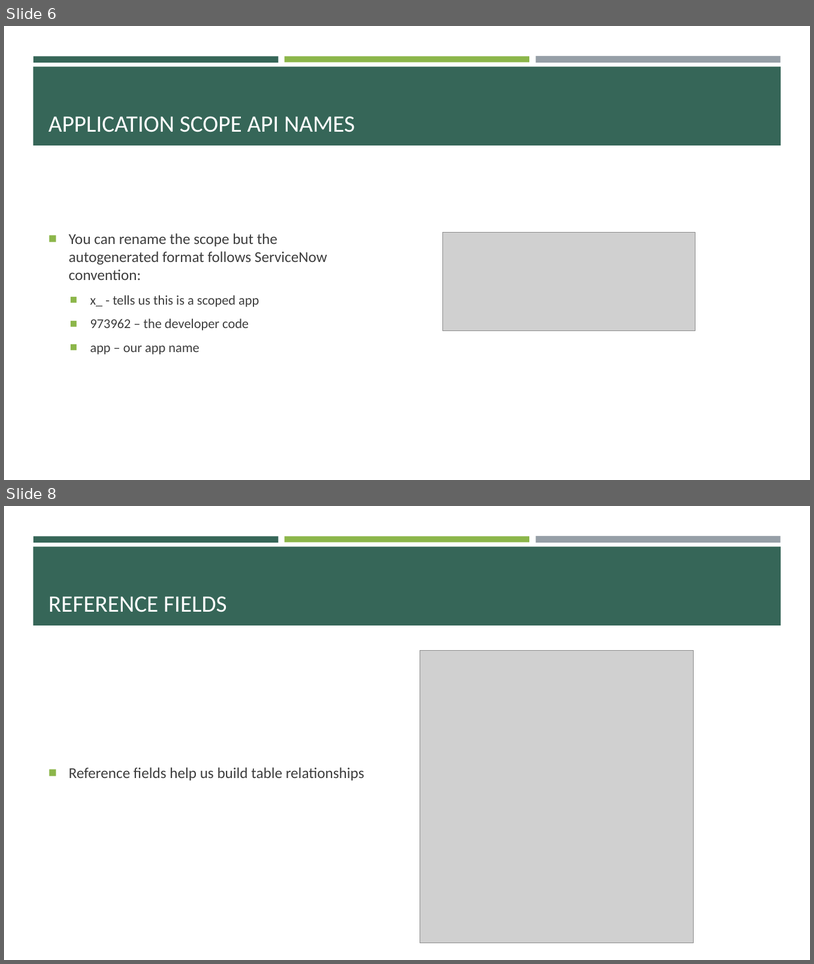
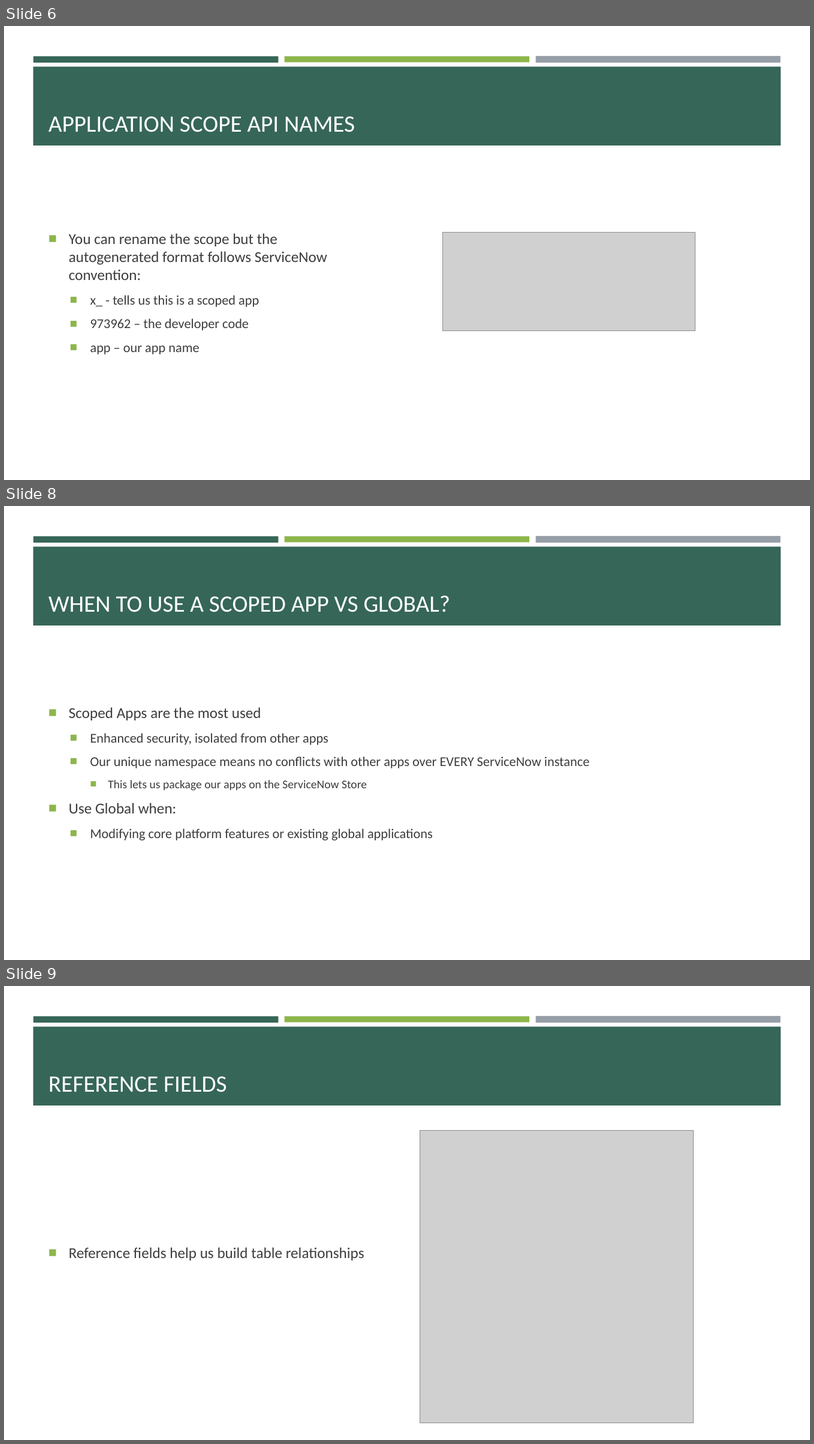
Before and after one commit to e-m-wilson/SNOW, a slide deck: Week_4/Database_Management_&_Platform_Security.pptx. Shown one above the other, each under a label of ours: slides 6 and 8 before the commit, slides 6, 8 and 9 after it; the slides between them are not shown. The pictures are 814x964 and 814x1444 pixels, drawn with LibreOffice and Linux fonts; fonts in the diff are those of the drawing; grey boxes stand for pictures. Boxes give left, top, right and bottom in pixels: in the first picture for what was removed or moved away, otherwise in the second. Text is boxed around its words. In the diff, an @@ line names an element or a change of style, - is before the commit and + after.

```diff
--- a/Week_4/Database_Management_&_Platform_Security.pptx
+++ b/Week_4/Database_Management_&_Platform_Security.pptx
@@ slide 8 added at (4,506,810,960), background #FFFFFF; not listed: 4 template elements that a slide beside it also shows @@
@@ title added at (48,595,450,612), 28 pt, text #FFFFFF @@
+WHEN TO USE A SCOPED APP VS GLOBAL?
@@ text added at (69,707,590,840), 16 pt, text #3D3D3D @@
+■ Scoped Apps are the most used
+  ■ Enhanced security, isolated from other apps
+  ■ Our unique namespace means no conflicts with other apps over EVERY ServiceNow instance
+    ■ This lets us package our apps on the ServiceNow Store
+■ Use Global when:
+  ■ Modifying core platform features or existing global applications
@@ what was slide 8 is now slide 9 @@
```
Also in this commit, not shown: 4 slides changed, 13 other slides added, 4 other files.
